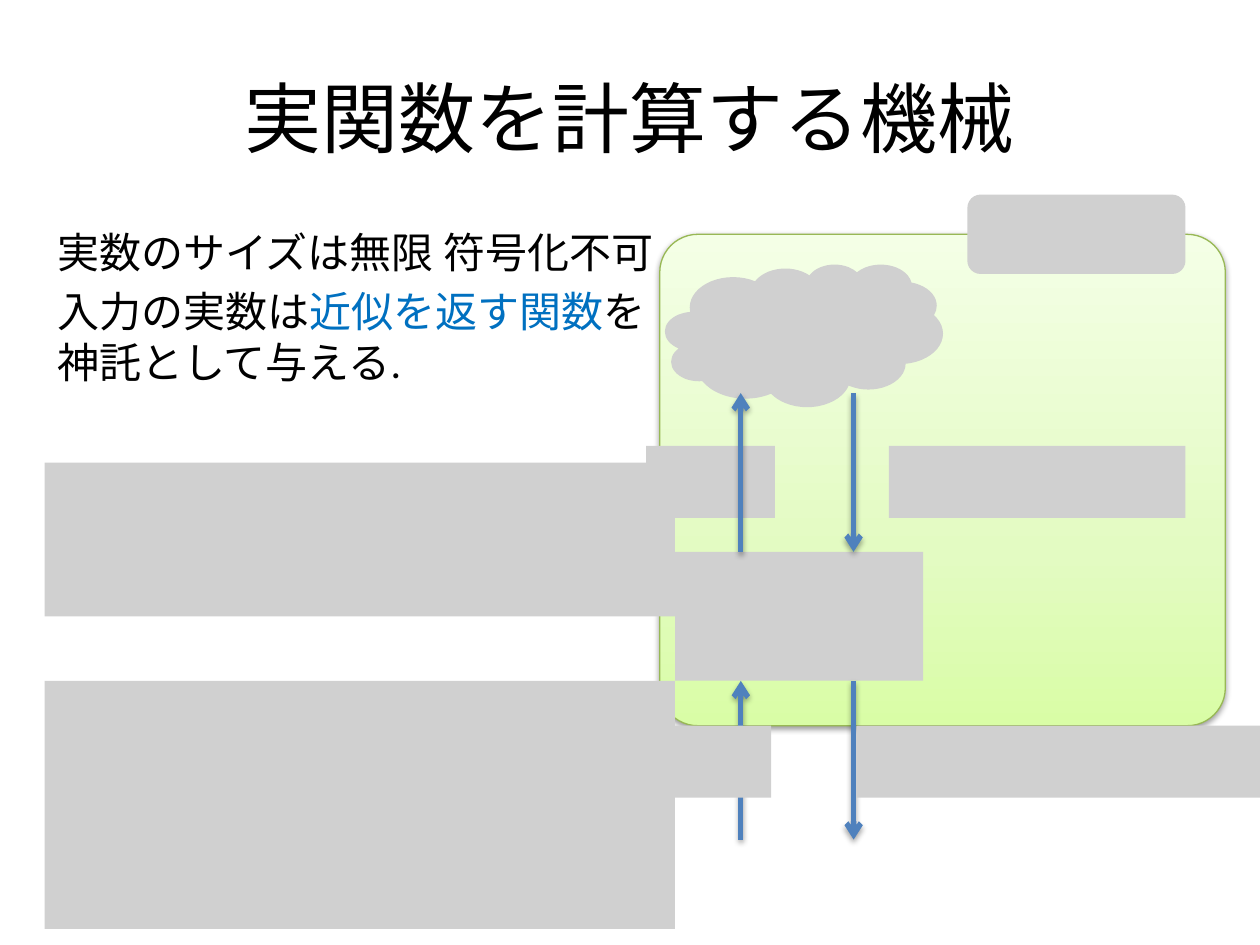
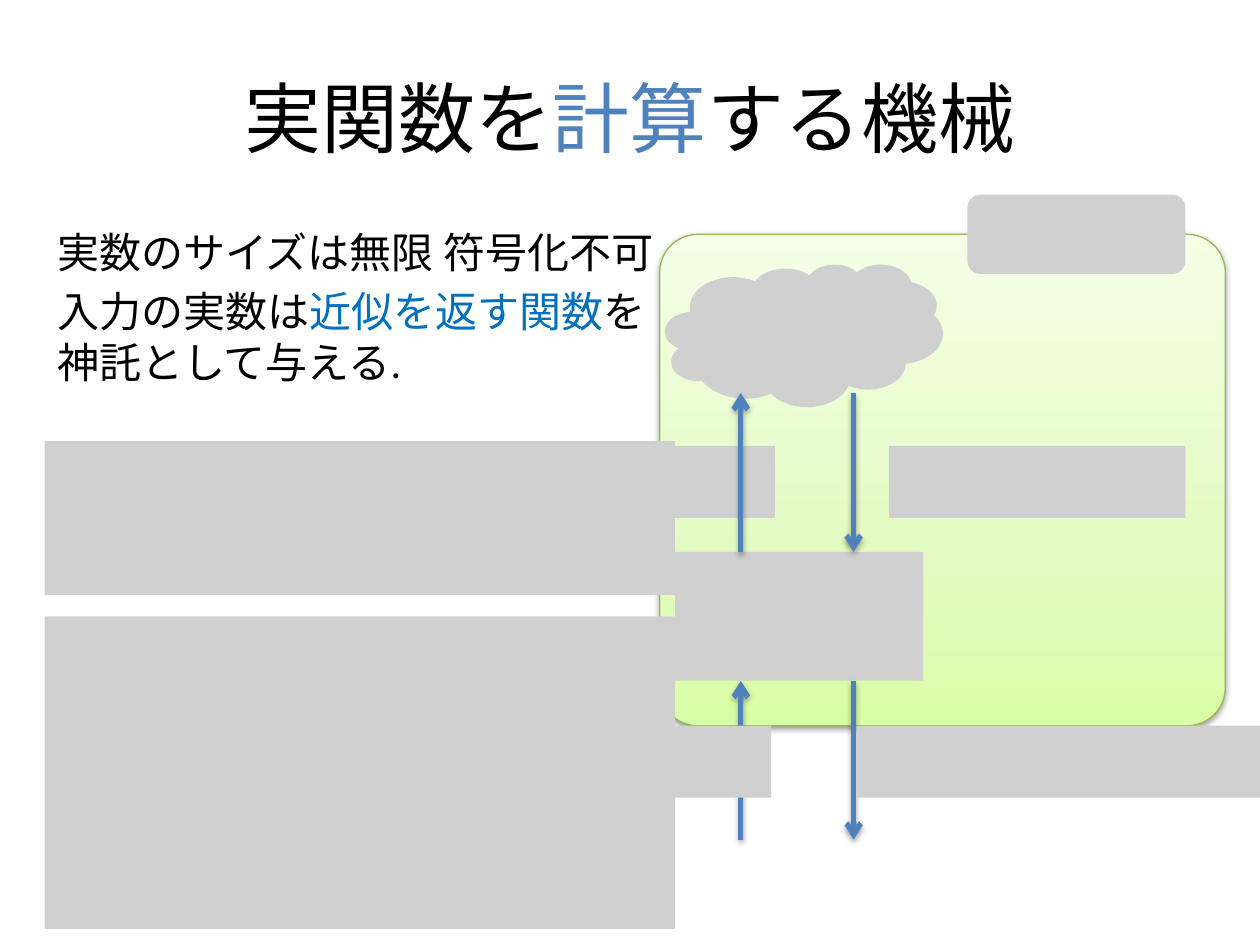
Before and after one commit to ex-hota911/LA2011Winter, a slide deck: slide 9 of slide/slide.pptx. Drawn at 1260x945 pixels with LibreOffice and Linux fonts; fonts in the diff are those of the drawing; grey boxes stand for pictures. Boxes give left, top, right and bottom in pixels: in the first picture for what was removed or moved away, otherwise in the second. Text is boxed around its words. In the diff, an @@ line names an element or a change of style, - is before the commit and + after.

```diff
--- a/slide/slide.pptx
+++ b/slide/slide.pptx
@@ title "実関数を計算する機械" at bbox=[245, 82, 1015, 154]: text colour #000000 to #4F81BD in "実関数を計算する機械" @@
@@ picture: place and size @@
-picture at bbox=[44, 462, 674, 616]
+picture at bbox=[44, 441, 674, 595]
@@ picture: place and size @@
-picture at bbox=[44, 680, 674, 929]
+picture at bbox=[44, 616, 674, 929]
```
Also in this commit, not shown: 14 other slides changed, 15 slides added, 12 slides removed, 3 other files.
